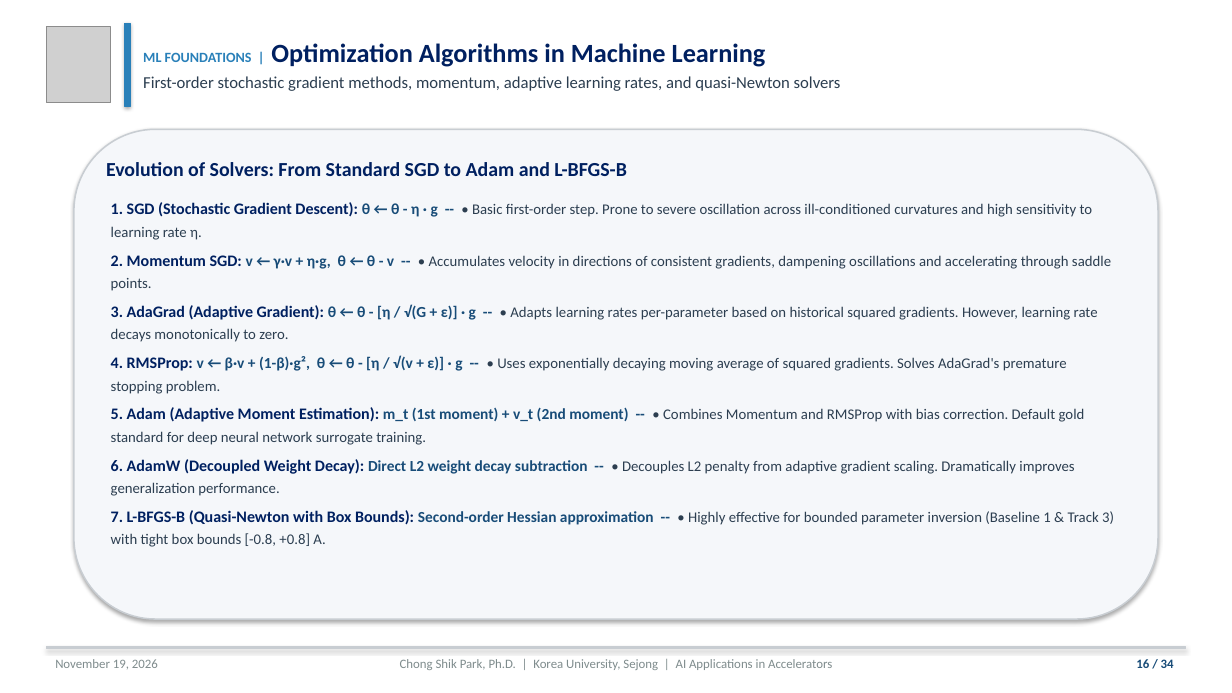
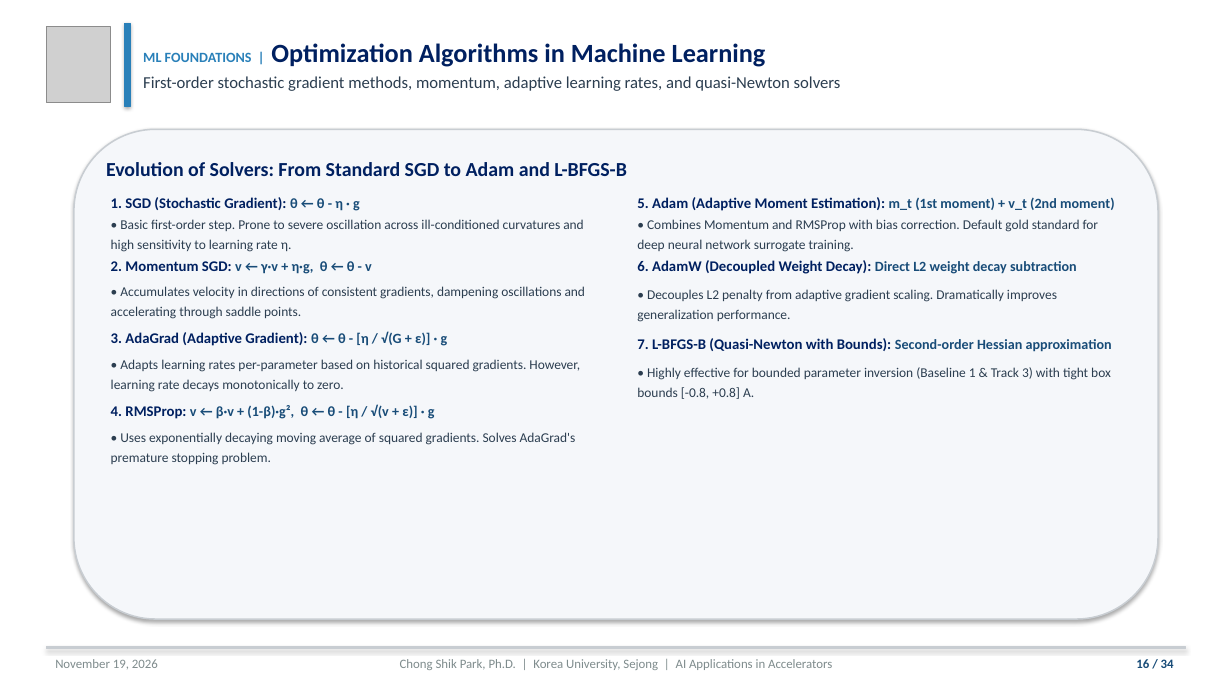
Before and after one commit to cspark7701/ai4acc-mini-hackathon, a slide deck: slide 16 of presentations/Lecture_1_AI_ML_Foundations_and_Control_Slides.pptx. Drawn at 1232x693 pixels with LibreOffice and Linux fonts; fonts in the diff are those of the drawing; grey boxes stand for pictures. Boxes give left, top, right and bottom in pixels: in the first picture for what was removed or moved away, otherwise in the second. Text is boxed around its words. In the diff, an @@ line names an element or a change of style, - is before the commit and + after.

```diff
--- a/presentations/Lecture_1_AI_ML_Foundations_and_Control_Slides.pptx
+++ b/presentations/Lecture_1_AI_ML_Foundations_and_Control_Slides.pptx
@@ text at bbox=[111, 197, 586, 465]: text changed; size 11.5 to 10.5 pt @@
-1. SGD (Stochastic Gradient Descent): θ ← θ - η · g -- • Basic first-order step. Prone to severe oscillation across ill-conditioned curvatures and high sensitivity to learning rate η.
-2. Momentum SGD: v ← γ·v + η·g, θ ← θ - v -- • Accumulates velocity in directions of consistent gradients, dampening oscillations and accelerating through saddle points.
-3. AdaGrad (Adaptive Gradient): θ ← θ - [η / √(G + ε)] · g -- • Adapts learning rates per-parameter based on historical squared gradients. However, learning rate decays monotonically to zero.
-4. RMSProp: v ← β·v + (1-β)·g², θ ← θ - [η / √(v + ε)] · g -- • Uses exponentially decaying moving average of squared gradients. Solves AdaGrad's premature stopping problem.
-5. Adam (Adaptive Moment Estimation): m_t (1st moment) + v_t (2nd moment) -- • Combines Momentum and RMSProp with bias correction. Default gold standard for deep neural network surrogate training.
-6. AdamW (Decoupled Weight Decay): Direct L2 weight decay subtraction -- • Decouples L2 penalty from adaptive gradient scaling. Dramatically improves generalization performance.
-7. L-BFGS-B (Quasi-Newton with Box Bounds): Second-order Hessian approximation -- • Highly effective for bounded parameter inversion (Baseline 1 & Track 3) with tight box bounds [-0.8, +0.8] A.
+1. SGD (Stochastic Gradient): θ ← θ - η · g
+• Basic first-order step. Prone to severe oscillation across ill-conditioned curvatures and high sensitivity to learning rate η.
+2. Momentum SGD: v ← γ·v + η·g, θ ← θ - v
+• Accumulates velocity in directions of consistent gradients, dampening oscillations and accelerating through saddle points.
+3. AdaGrad (Adaptive Gradient): θ ← θ - [η / √(G + ε)] · g
+• Adapts learning rates per-parameter based on historical squared gradients. However, learning rate decays monotonically to zero.
+4. RMSProp: v ← β·v + (1-β)·g², θ ← θ - [η / √(v + ε)] · g
+• Uses exponentially decaying moving average of squared gradients. Solves AdaGrad's premature stopping problem.
@@ text added at bbox=[637, 197, 1115, 399], 10.5 pt, text #2C3E50 @@
+5. Adam (Adaptive Moment Estimation): m_t (1st moment) + v_t (2nd moment)
+• Combines Momentum and RMSProp with bias correction. Default gold standard for deep neural network surrogate training.
+6. AdamW (Decoupled Weight Decay): Direct L2 weight decay subtraction
+• Decouples L2 penalty from adaptive gradient scaling. Dramatically improves generalization performance.
+7. L-BFGS-B (Quasi-Newton with Bounds): Second-order Hessian approximation
+• Highly effective for bounded parameter inversion (Baseline 1 & Track 3) with tight box bounds [-0.8, +0.8] A.
```
Also in this commit, not shown: 6 other slides changed, 6 other files.
